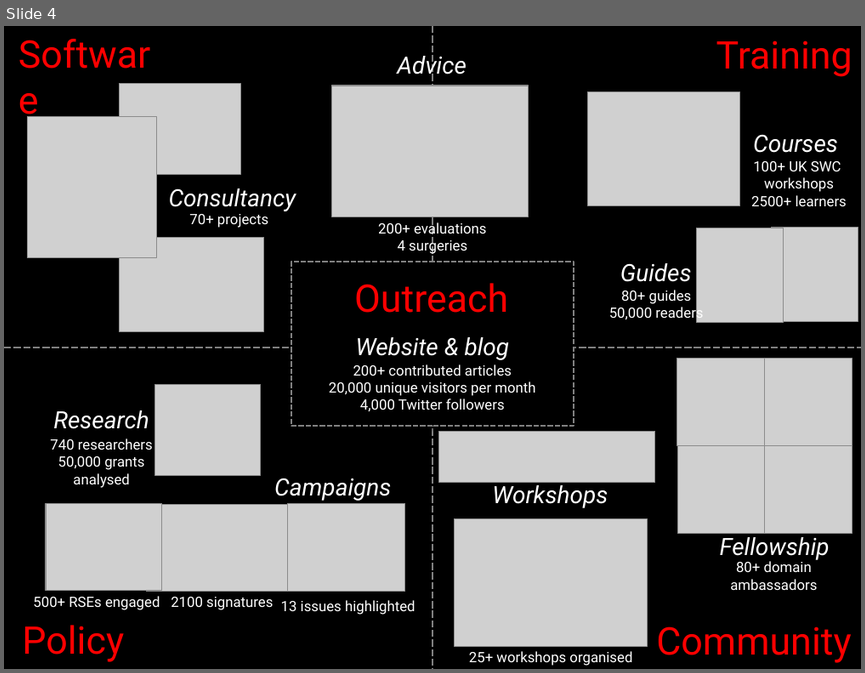
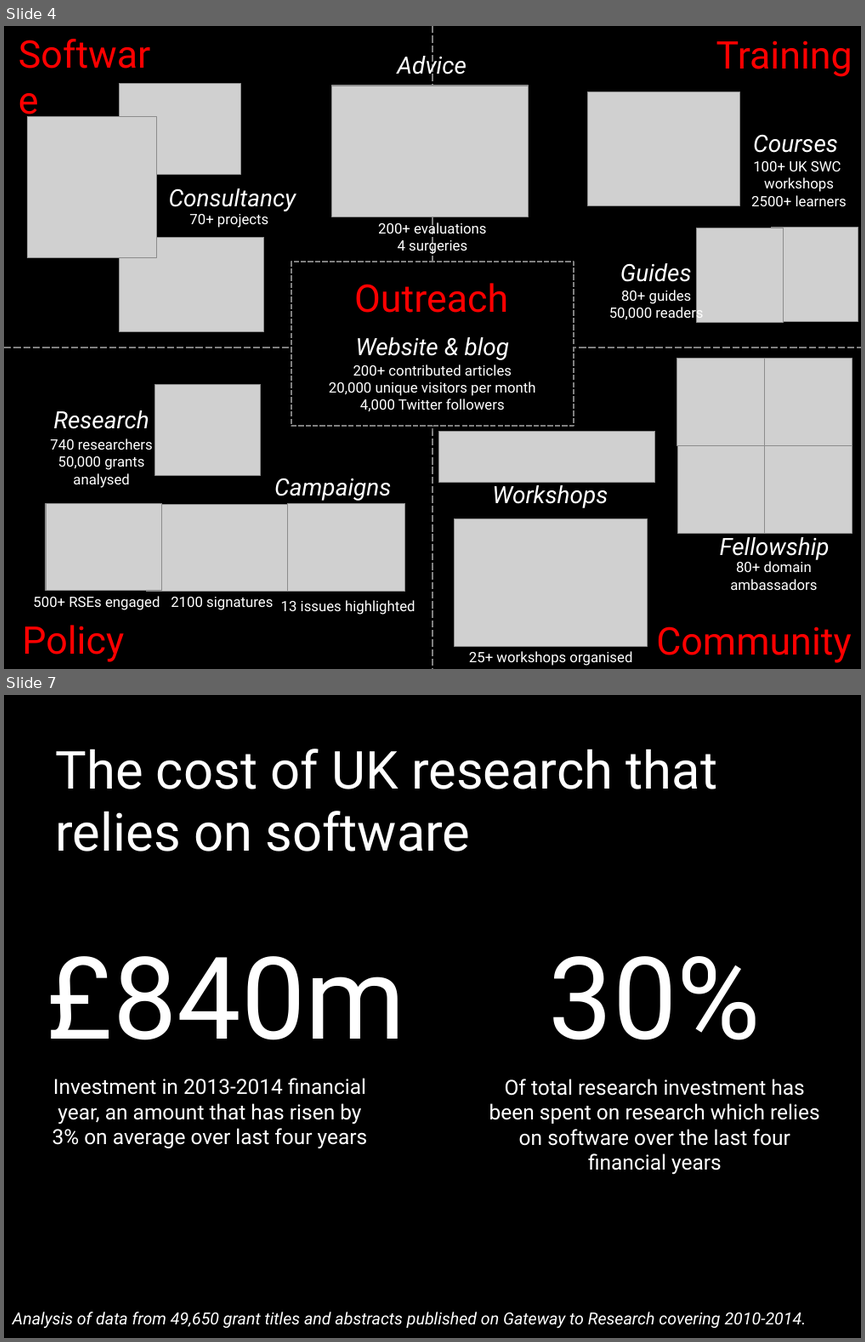
Before and after one commit to softwaresaved/outreach-materials, a slide deck: presentations/SSI Introduction.pptx. Shown one above the other, each under a label of ours: slide 4 before the commit, slides 4 and 7 after it; the slides between them are not shown. The pictures are 865x673 and 865x1342 pixels, drawn with LibreOffice and Linux fonts; fonts in the diff are those of the drawing; grey boxes stand for pictures. Boxes give left, top, right and bottom in pixels: in the first picture for what was removed or moved away, otherwise in the second. Text is boxed around its words. In the diff, an @@ line names an element or a change of style, - is before the commit and + after.

```diff
--- a/presentations/SSI Introduction.pptx
+++ b/presentations/SSI Introduction.pptx
@@ slide 7 added at bbox=[4, 695, 861, 1338], background #000000 @@
@@ title added at bbox=[55, 749, 718, 851], 44 pt, text #FFFFFF @@
+The cost of UK research that
+relies on software
@@ text added at bbox=[46, 956, 405, 1040], 96 pt, text #FFFFFF @@
+£840m
@@ text added at bbox=[549, 956, 760, 1040], 96 pt, text #FFFFFF @@
+30%
@@ text added at bbox=[52, 1077, 368, 1149], 17.6 pt, text #FFFFFF @@
+Investment in 2013-2014 financial year, an amount that has risen by 3% on average over last four years
@@ text added at bbox=[489, 1078, 820, 1174], 17.6 pt, text #FFFFFF @@
+Of total research investment has been spent on research which relies on software over the last four financial years
@@ text added at bbox=[12, 1311, 806, 1328], 14 pt, text #FFFFFF, italic @@
+Analysis of data from 49,650 grant titles and abstracts published on Gateway to Research covering 2010-2014.
```
Also in this commit, not shown: 3 other slides added, 1 other file.
